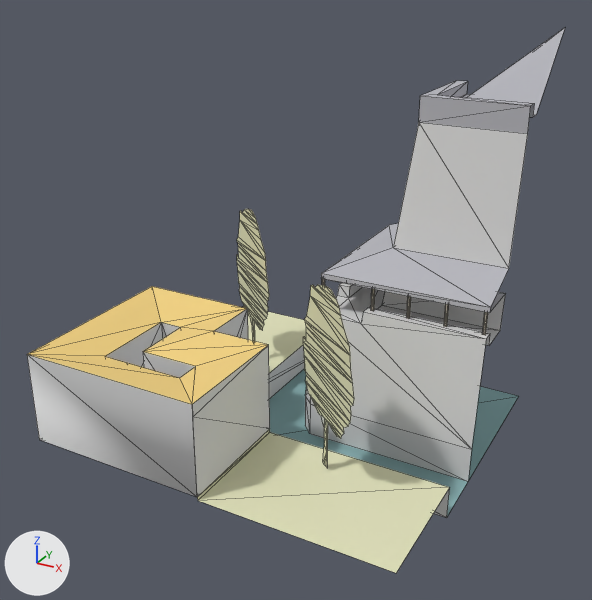
An edit to the OBJ model assets/stl_export/wcw2.obj, drawn before and after from the same camera.
The view is the same before and after, from a 50 mm lens placed at (28.8, -53.1, 35.8), pointed at (0.4, -1.4, 10.0). The lights are fixed; the arrows at lower left show +X, +Y and +Z. The older version comes first. Mesh edges are drawn as thin lines. Where no turn or scale is listed for an object, it has been applied to the vertices. Vertices at exactly the same position are counted once.

Before the edit, the objects in view are built like this:
```python
mat_castleroof = principled_material('castleRoof')
mat_castleroof.base_color = (0.471, 0.471, 0.51)  # grey #b7b7bd
mat_castleroof.roughness = 1.0
mat_material = principled_material('Material')
mat_material.base_color = (0.878, 0.639, 0.224)  # yellow #f1d182
mat_material.roughness = 1.0
me_wcw2 = bpy.data.meshes.new('wcw2')
me_wcw2.from_pydata(...)  # 320 vertices, 432 faces; spans x -15.0..15.0, y -15.0..15.0, z -3.0..29.6
# faces by material slot: [2, 127, 34, 108, 13, 4, 144]
me_wcw2.materials.append(mat_water)  # greyish cyan #88afb1
me_wcw2.materials.append(mat_default)  # light grey #dadada
me_wcw2.materials.append(mat_castleroof)  # grey #b7b7bd
me_wcw2.materials.append(mat_straw)  # light grey #c7bead
me_wcw2.materials.append(mat_material)  # yellow #f1d182
me_wcw2.materials.append(mat_cortyard)  # pale yellow #f1e6d3
me_wcw2.materials.append(mat_w)  # beige #e2e2bc
ob_wcw2 = bpy.data.objects.new('wcw2', me_wcw2)
ob_wcw2.location = (0.0, 0.0, 0.0)
```
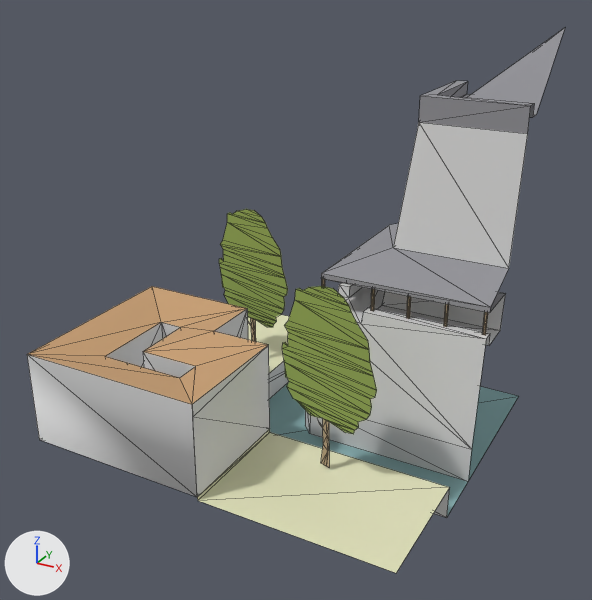
Edits to the bpy script that builds the scene:
```text
Change mat_castleroof:
    mat_castleroof.base_color: (0.471, 0.471, 0.51) -> (0.294, 0.294, 0.318)  # grey #b7b7bd -> grey #949499
Change mat_material:
    mat_material.base_color: (0.878, 0.639, 0.224) -> (0.577, 0.349, 0.176)  # yellow #f1d182 -> brown #c89f74
Add mat_tree:
    mat_tree = principled_material('tree')
    mat_tree.base_color = (0.294, 0.4, 0.0902)  # green #94aa55
    mat_tree.roughness = 1.0
Change me_wcw2:
    where me_wcw2.from_pydata(...)  # 320 vertices, 432 faces; spans x -15.0..15.0, y -15.0..15.0, z -3.0..29.6
    used by ob_wcw2; location = (0.0, 0.0, 0.0)
    me_wcw2 part 1
    49 vertices are removed from x -10.8..9.1, y -9.7..7.6, z 2.7..14.4
    71 faces are deleted
    5 vertices in x -10.7..3.2, y -4.9..7.5, z 5.2..8.8 move by (-0.8, -1.5, 0.0)
    4 vertices in x -7.3..6.4, y -7.5..4.7, z 1.4..3.9 move by (0.1, 0.1, 0.0)
    4 vertices in x -4.5..9.3, y -9.9..2.4, z 6.1..9.1 move by (0.8, 1.6, 0.0)
    4 vertices in x -10.8..3.0, y -4.7..7.6, z 5.9..8.7 move by (-0.8, -1.6, 0.0)
    4 vertices in x -4.5..9.2, y -9.8..2.4, z 6.1..9.4 move by (0.8, 1.5, 0.0)
    3 vertices in x -7.9..6.0, y -7.2..5.2, z 0.0..3.9 move by (-0.1, -0.1, 0.0)
    50 vertices move from x -11.0..9.6, y -10.1..7.7, z 0.0..9.4 to x -11.8..10.5, y -8.4..6.0, z 0.0..9.4
    49 vertices are added at x -11.6..9.8, y -8.3..6.0, z 2.7..14.4
    21 new faces join them, mat_straw (beige #b29c7d)
    50 new faces join them, mat_tree (green #94aa55)
    me_wcw2 part 2: 19 faces spanning x -8.0..6.5, y -7.4..5.1, z 0.0..3.9 switch from mat_w (beige #e2e2bc) to mat_straw (beige #b29c7d)
    me_wcw2 part 3: 50 faces spanning x -11.8..10.5, y -8.4..6.0, z 3.7..9.4 switch from mat_w (beige #e2e2bc) to mat_tree (green #94aa55)
```

Changed parts and their boxes (x1, y1, x2, y2) in the pictures (592 x 600 px; the box of a moved part takes in the faces that stretch with it):
'wcw2', recoloured, reshaped: (27, 28, 565, 573) in both
part 1 of me_wcw2, moved or reshaped: before (237, 209, 352, 443); after (220, 209, 372, 444)
part 2 of me_wcw2, recoloured: (323, 434, 328, 466) in both
part 3 of me_wcw2, recoloured: before (237, 251, 354, 439); after (219, 254, 377, 434)
